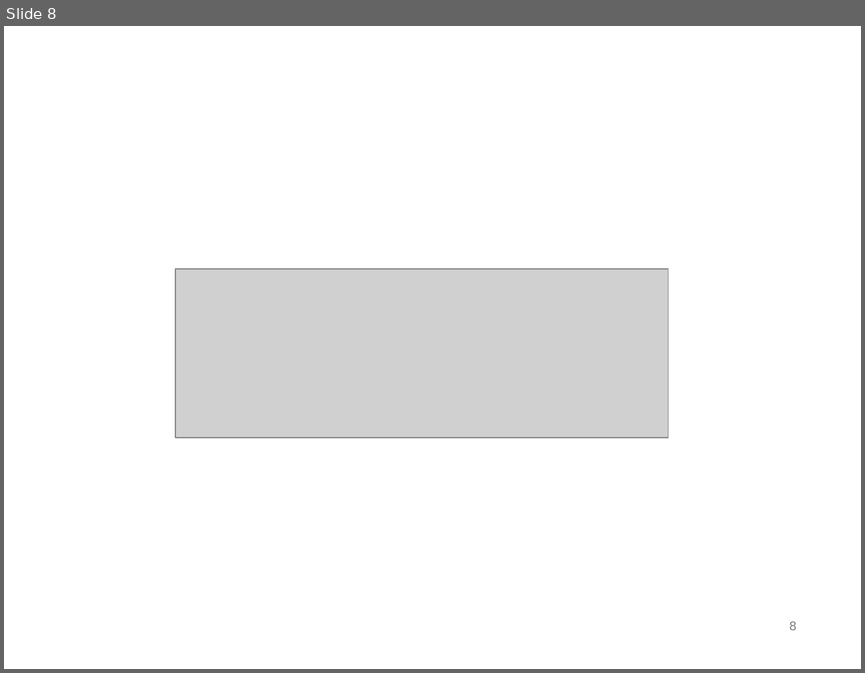
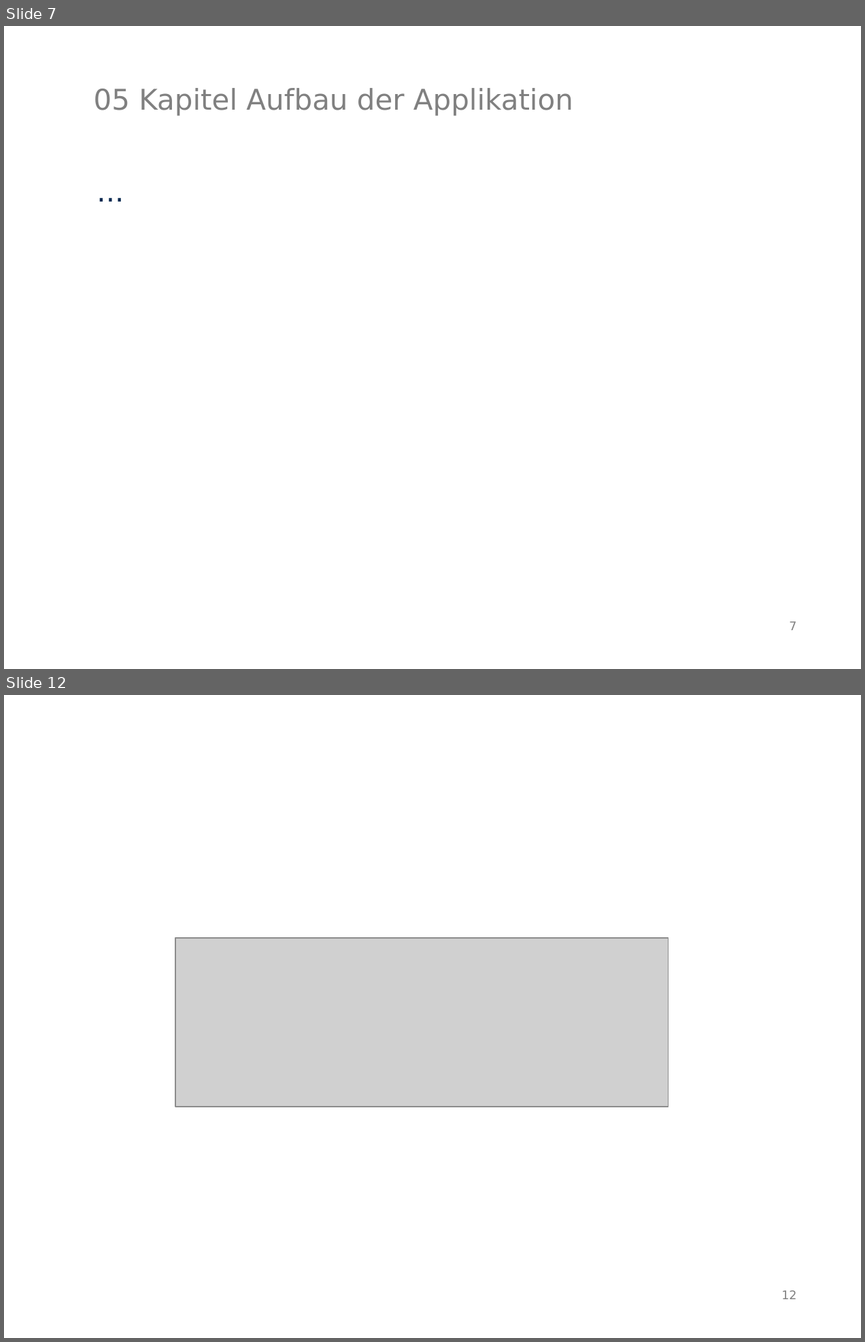
Before and after one commit to MarauderXtreme/bookshop-schiller, a slide deck: Präsi/bwtwfok.odp. Shown one above the other, each under a label of ours: slide 8 before the commit, slides 7 and 12 after it; the slides between them are not shown. The pictures are 865x673 and 865x1342 pixels, drawn with LibreOffice and Linux fonts; fonts in the diff are those of the drawing; grey boxes stand for pictures. Boxes give left, top, right and bottom in pixels: in the first picture for what was removed or moved away, otherwise in the second. Text is boxed around its words. In the diff, an @@ line names an element or a change of style, - is before the commit and + after.

```diff
--- a/Präsi/bwtwfok.odp
+++ b/Präsi/bwtwfok.odp
@@ slide 7 added at (x1=4, y1=26, x2=861, y2=669), background #FFFFFF @@
@@ title added at (x1=94, y1=88, x2=573, y2=116), 24 pt, text #808080 @@
+05 Kapitel Aufbau der Applikation
@@ text added at (x1=96, y1=169, x2=797, y2=497), 24 pt, text #0B2A51 @@
+...
@@ page number added at (x1=789, y1=621, x2=796, y2=630), 10 pt, text #808080 @@
+7
@@ what was slide 8 is now slide 12 @@
@@ page number at (x1=781, y1=1290, x2=796, y2=1299): text changed @@
-8
+12
```
Also in this commit, not shown: 7 slides changed, 3 other slides added.
